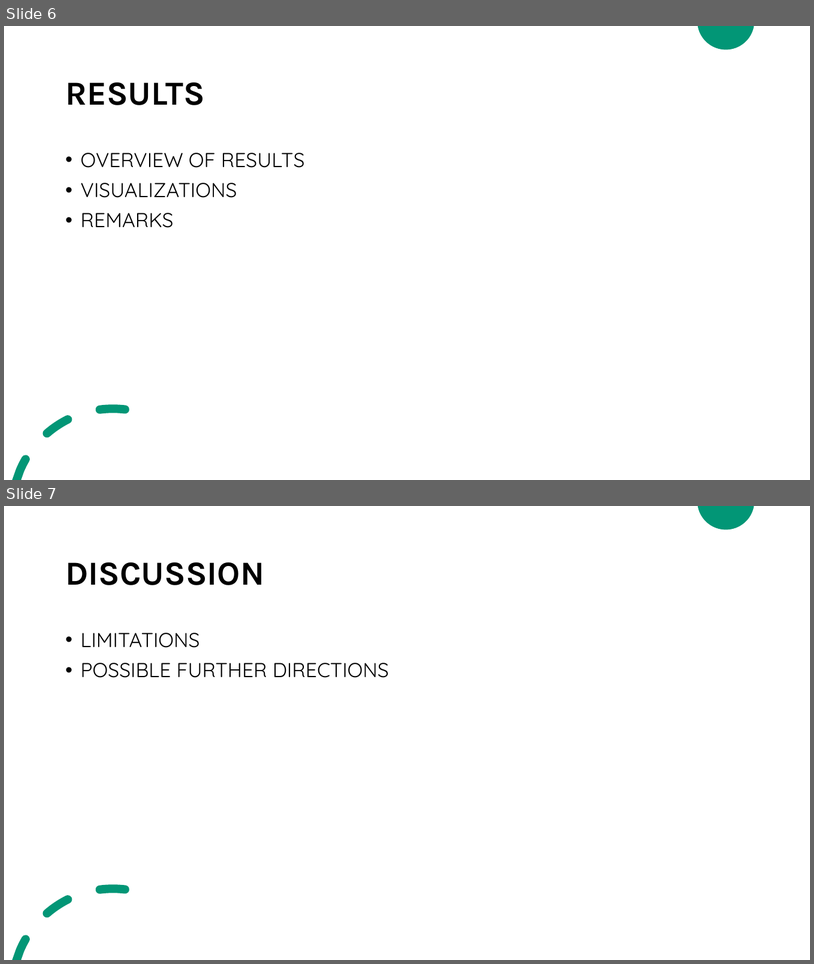
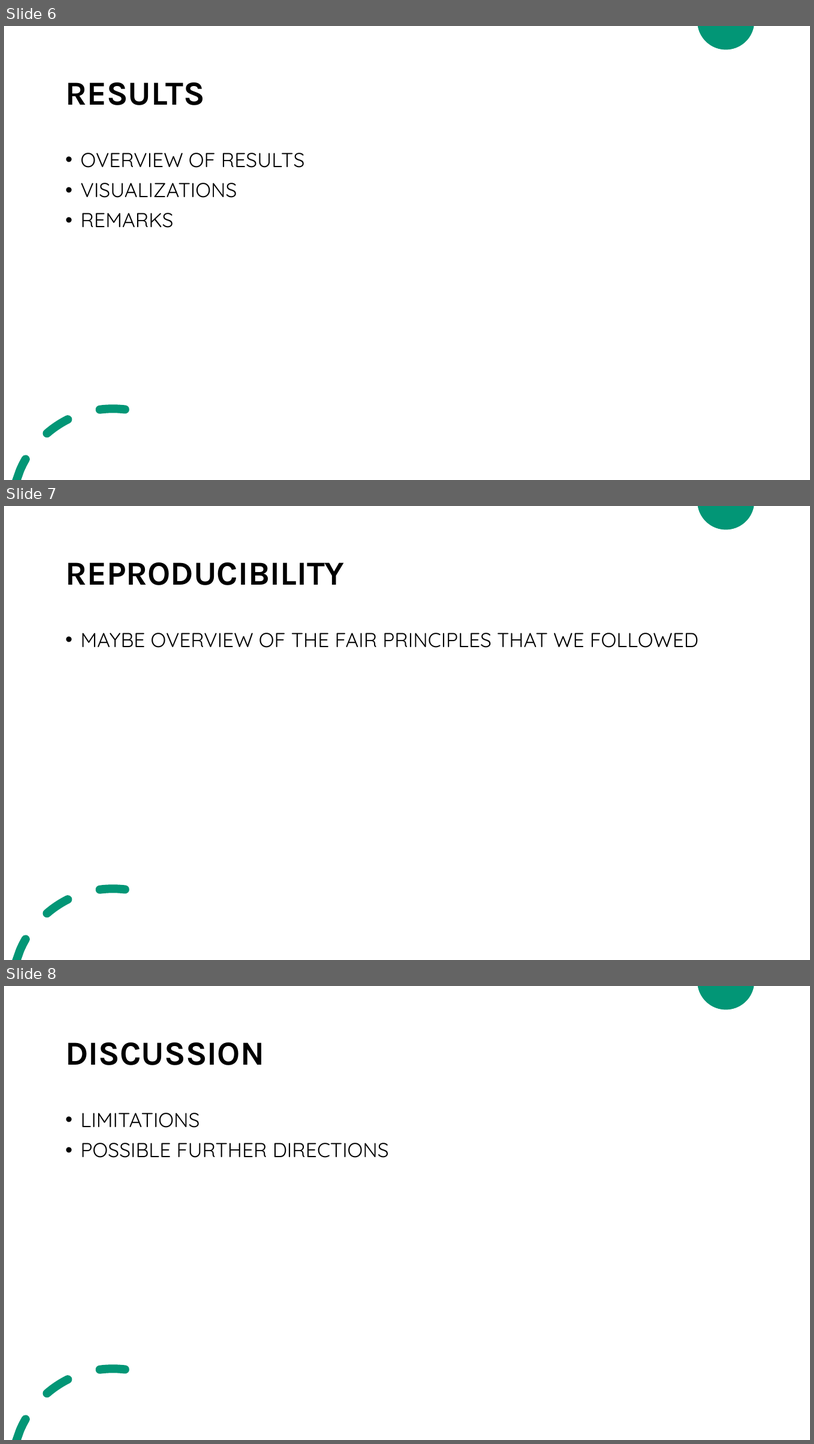
Before and after one commit to ilaluna/LIVING-SICSS, a slide deck: LIVING-SICCS.pptx. Shown one above the other, each under a label of ours: slides 6 and 7 before the commit, slides 6, 7 and 8 after it. The pictures are 814x964 and 814x1444 pixels, drawn with LibreOffice and Linux fonts; fonts in the diff are those of the drawing. Boxes give left, top, right and bottom in pixels: in the first picture for what was removed or moved away, otherwise in the second. Text is boxed around its words. In the diff, an @@ line names an element or a change of style, - is before the commit and + after.

```diff
--- a/LIVING-SICCS.pptx
+++ b/LIVING-SICCS.pptx
@@ slide 7 added at [4, 506, 810, 960], background #FFFFFF; not listed: 2 template elements that a slide beside it also shows @@
@@ title added at [65, 562, 344, 585], 40 pt, text #000000, bold @@
+REPRODUCIBILITY
@@ text added at [81, 633, 699, 648], 24 pt, text #000000 @@
+• MAYBE OVERVIEW OF THE FAIR PRINCIPLES THAT WE FOLLOWED
@@ what was slide 7 is now slide 8 @@
```
